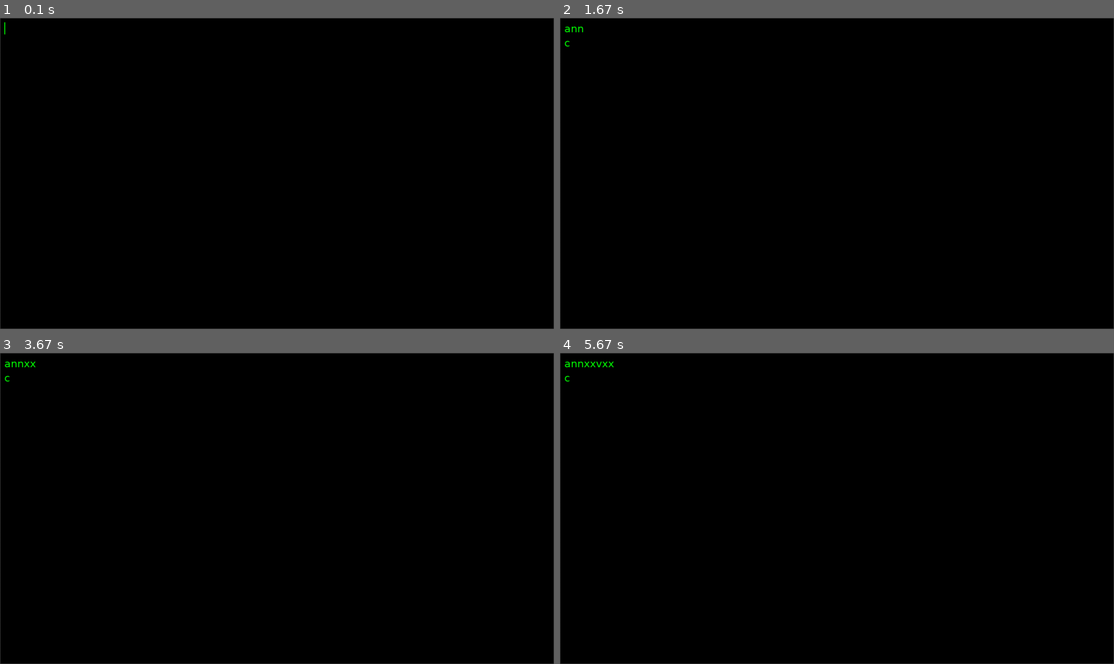
Above: before the commit, frames 1-4 (two rows, left to right).
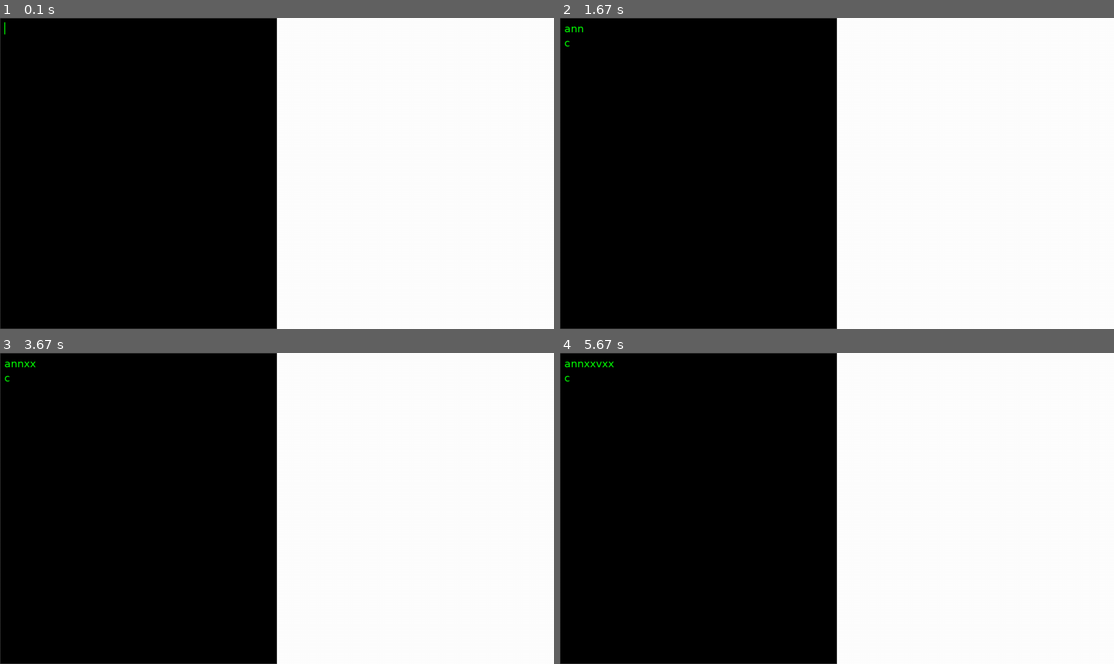
Above: after the commit, the same moments.

Repository: KentaF1202/Pygame_UI
Game: pygame game, started from main.py
Two runs of this game, one before a commit and one after it. Both use one fixed random seed, a clock stepped at 60 frames per second and the inputs below.
Inputs (mouse positions are in pixels of both pictures, inside the frame that each line leads up to):
- Up to frame 1 (0.1 s): no input
- Up to frame 2 (1.67 s): press the mouse at (698, 173) at 0.37 s; move the mouse to (698, 173) at 0.47 s; release the mouse at (704, 176) at 0.6 s; type "ann" at 0.67 s; tap Enter at 1 s; hold C from 1.22 s (still down); hold Right from 1.22 s (still down)
- Up to frame 3 (3.67 s): release C at 1.68 s; release Right at 1.68 s; right-click (277, 545) at 1.82 s; hold Up 2.65-3.12 s; hold Right from 3.2 s (still down); tap X at 3.27, 3.57 s
- Up to frame 4 (5.67 s): release Right at 3.67 s; click (892, 573) at 3.75 s; press the mouse at (698, 508) at 4.97 s; move the mouse to (704, 496) at 5.07 s; release the mouse at (715, 483) at 5.2 s; hold Left from 5.27 s (still down); tap X at 5.33, 5.63 s; tap V at 5.42 s

The runs differ from the first frame. In frame 1, 50% of the frame differs, in the area x 49-100%, y 0-100%; in frame 2, 50%; in frame 3, 50%; in frame 4, 50%.

Commit message:
need to switch to other machine to test copy and paste functionality

Diff:
--- a/main.py
+++ b/main.py
@@ -11,26 +11,41 @@
 # Pygame Initialization
 pygame.init()
 
+
 # Screen Variables
 screen_info = pygame.display.Info()
 WIDTH = screen_info.current_w
 HEIGHT = screen_info.current_h
 screen = pygame.display.set_mode((WIDTH - cfg.WINDOW_OFFSET_X, HEIGHT - cfg.WINDOW_OFFSET_Y), pygame.RESIZABLE)
 os.environ['SDL_VIDEO_WINDOW_POS'] = f"{cfg.WINDOW_OFFSET_X}, {cfg.WINDOW_OFFSET_Y}"
+pygame.display.set_caption("Pygame UI")
 
 # Clock for controlling the frame rate
 clock = pygame.time.Clock()
+
+pygame.scrap.init()
+
+# Collision Function
+def collision(mousepos, rect):
+    mousex, mousey = mousepos[0], mousepos[1]
+    x, y, width, height = rect
+    if (mousex > x and mousex < x+width):
+        if (mousey > y and mousey < y+height):
+            return True
+    return False
 
 # Main function to run the game loop
 #----------------------------------------------------------------------------------------------
 def main():
     # Running variables
     running = True
-    capslock = False
+
+    # Starter variables
+    mouse_pos = (0,0)
 
     # Initialize surfaces
     # Text Editor Surface
-    text_editor_rect = (0, 0, WIDTH - cfg.WINDOW_OFFSET_X, HEIGHT - cfg.WINDOW_OFFSET_Y)
+    text_editor_rect = (0, 0, (WIDTH - cfg.WINDOW_OFFSET_X) // 2, HEIGHT - cfg.WINDOW_OFFSET_Y)
     text_editor_surface = text_editor.Surface(text_editor_rect)
     text_editor_surface.set_active()
     text_editor_surface.set_border()
@@ -42,6 +57,22 @@
         for event in events:
             if event.type == pygame.QUIT:
                 running = False
+
+            elif event.type == pygame.MOUSEMOTION:
+                mouse_pos = pygame.mouse.get_pos()
+
+            elif event.type == pygame.MOUSEBUTTONDOWN:
+                if event.button == 1:
+                    if collision(mouse_pos, text_editor_rect):
+                        text_editor_surface.set_active()
+                    else:
+                        text_editor_surface.set_inactive()
+                elif event.button == 3:
+                    print("Right click pressed")
+                elif event.button == 4:
+                    print("Scroll up")
+                elif event.button == 5:
+                    print("Scroll down")
 
             elif event.type == pygame.KEYDOWN:
                 if event.key == pygame.K_ESCAPE:
--- a/text_editor.py
+++ b/text_editor.py
@@ -8,7 +8,7 @@
 # Initialize Pygame And Its Modules
 pygame.init()
 pygame.scrap.init()
-pygame.key.set_repeat(500, 100)  # Set key repeat delay and interval
+pygame.key.set_repeat(250,50)  # Set key repeat delay and interval
 
 # Class for the Text Editor Surface
 class Surface:
@@ -23,6 +23,7 @@
         self.line_spacing = cfg.text_line_spacing
         self.text = [""]
         self.placeholder_text = placeholder_text
+        self.clipboard_text = ""
         self.active = False
         self.cursor_visible = True
         self.cursor = [0, 0]
@@ -60,7 +61,7 @@
 
     def draw_border(self):
         if self.border_type == "solid":
-            draw.rectangle(self.surface, (self.x, self.y), self.width, self.height, self.border_thickness, self.border_color)
+            draw.rectangle(self.surface, (0, 0), self.width, self.height, self.border_thickness, self.border_color)
 
     def draw_text(self):
         for i, line in enumerate(self.text):
@@ -74,8 +75,6 @@
         if (pygame.time.get_ticks() % 1000 < 500):
             cursor_x = self.margin_x + (self.font.size(self.text[self.cursor[0]][:self.cursor[1]])[0])
             cursor_y = self.margin_y + (self.cursor[0] * (self.font.get_height() + self.line_spacing))
-            print(f"font: {self.font}")
-            print(f"font height: {self.font.get_height()}")
             draw.rectangle(self.surface, (cursor_x, cursor_y), 2, self.font.get_height(), 0, self.font_color)
 
     def draw(self, screen):
@@ -83,6 +82,7 @@
         self.draw_border()
         self.draw_text()
         self.draw_cursor()
+        #draw.text(self.surface, f"Cursor: [{self.cursor[0]}, {self.cursor[1]}]", (600, 600), 50)
         screen.blit(self.surface, (self.x, self.y))
 
     def handle_event(self, events):
@@ -93,8 +93,39 @@
 
         # If the surface is active, handle events
         for event in events:
-            if event.type == pygame.KEYDOWN:
-                if event.key == pygame.K_ESCAPE:
+            if event.type == pygame.MOUSEBUTTONDOWN:
+                pass
+
+            elif event.type == pygame.KEYDOWN:
+                if event.mod & pygame.KMOD_CTRL: # Check if Control key is held down
+                    if event.key == pygame.K_UP:
+                        pass
+                    if event.key == pygame.K_DOWN:
+                        pass
+                    if event.key == pygame.K_c:
+                        pass
+                    if event.key == pygame.K_v:
+                        self.clipboard_text = pygame.scrap.get(pygame.SCRAP_TEXT)
+                        print(f"Clipboard text: {self.clipboard_text}")
+                        if self.clipboard_text:
+                            try:
+                                for t in pygame.scrap.get_types():
+                                    print(f"DEBUG: Clipboard type: {t}\n")
+                                    pasted_text = self.clipboard_text.decode('utf-8')
+                                    pasted_text = pasted_text.replace('\x0d', '')
+                                    pasted_text = pasted_text.replace('\x00', '')
+                                    pasted_text_length = len(pasted_text)
+
+                                self.text[self.cursor[0]] = self.text[self.cursor[0]][:self.cursor[1]] + pasted_text + self.text[self.cursor[0]][self.cursor[1]:]
+
+                                self.cursor[1] += pasted_text_length
+                            except UnicodeDecodeError:
+                                print("Could not decode clipboard data as UTF-8")
+                            except Exception as e:
+                                print(f"An unexpected error occured during paste: {e}")
+                    if event.key == pygame.K_x:
+                        pass
+                elif event.key == pygame.K_ESCAPE:
                     pass
                 elif event.key == pygame.K_BACKSPACE:
                     if self.cursor[1] > 0:
@@ -117,12 +148,12 @@
                 elif event.key == pygame.K_UP:
                     if self.cursor[0] > 0:
                         if len(self.text[self.cursor[0]-1]) < self.cursor[1]:
-                            self.cursor[1] = len(self.text[self.cursor[0]])
+                            self.cursor[1] = len(self.text[self.cursor[0]-1])
                         self.cursor[0] -= 1
                 elif event.key == pygame.K_DOWN:
                     if self.cursor[0] < len(self.text)-1:
                         if len(self.text[self.cursor[0]+1]) < self.cursor[1]:
-                            self.cursor[1] = len(self.text[self.cursor[0]])
+                            self.cursor[1] = len(self.text[self.cursor[0]+1])
                         self.cursor[0] += 1
                 elif event.key == pygame.K_LEFT:
                     if self.cursor[1] == 0:
Not shown, changed: README.md
Not shown, added: TODO_LIST.md
